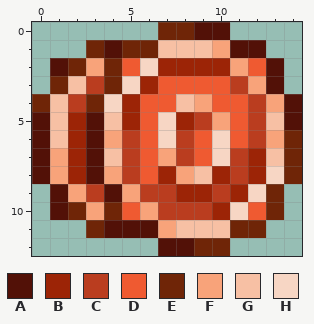
File history of a pixel-art sprite, Content/Items/Yoyos/PalladiumYoyo.png. The first picture shows the starting point.
The file is 30x26 pixels, drawn in blocks of 2x2; one block is one cell here.
Palette (. is transparent): A #521107  B #9c2406  C #ba3d1f  D #ef5a31  E #6f2507  F #f8a37a  G #f7c0a4  H #f7d6c4
Pixels before, first column x 0:
 0 .......EEAA....
 1 ...EAEEGGGFAA..
 2 .AEFEDHBBBBFDA.
 3 .EGCEHBDDDDCFA.
 4 EGCEHBDDGFDDCFA
 5 AGBAGBDHBCFDCGA
 6 AGBAFCDHCDHDCFE
 7 AFBAGCDFCDHCBGE
 8 AFBAFCDBFGBCBHE
 9 .AFCAFCCBBCBHE.
10 .AEFEDFCCCBHDE.
11 ...EAAAFGGGEE..
12 .......AAEE....
After the commit:
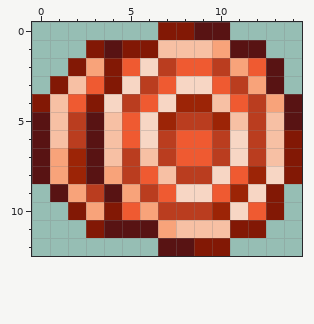
The exact change:
colour A: #521107 -> #581313
colour E: #6f2507 -> #821805
Changed rows in their new state; - is a pixel that keeps its letter.
first column x 1:
 2 .-----CDDC---
 3 --D--C-HH----
 4 -D--C-HBBG---
 5 -C--DHBC-BG--
 6 -C-GDHCD-CH-G
 7 -----GCD-CHC-
 8 ------GCCHD--
 9 ------DHHD---
10 .------------
Where, in picture pixels (left, top, right, bottom), the same in both pictures:
changed: (32, 22, 302, 256)
